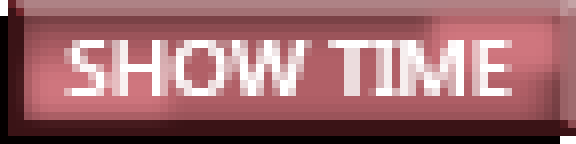
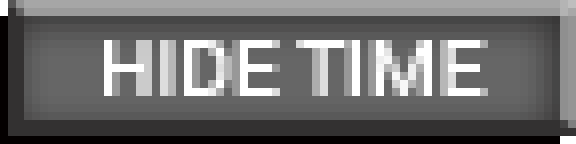
Comparing the layer stacks of the two 576px x 144px images. Changes:
renamed "组 1 拷贝 2" to "SHOW TIME HIGHLIGHTED", hid the group it (5 layers) over [8, 0, 576, 136]
painted on "SHOW TIME" (1st of 3, in "SHOW TIME HIGHLIGHTED") over [64, 40, 512, 96]
added group "HIDE TIME DISABLED" with 3 layers above "背景" over [8, 0, 576, 136]
added layer "HIDE TIME" (3rd of 3, in "HIDE TIME DISABLED") in group "HIDE TIME DISABLED" over [104, 40, 488, 96]
added layer "矩形 4" (6th of 6, in "HIDE TIME DISABLED") in group "HIDE TIME DISABLED" over [24, 16, 560, 120]
added layer "矩形 1" (6th of 6, in "HIDE TIME DISABLED") in group "HIDE TIME DISABLED" over [8, 0, 576, 136]
